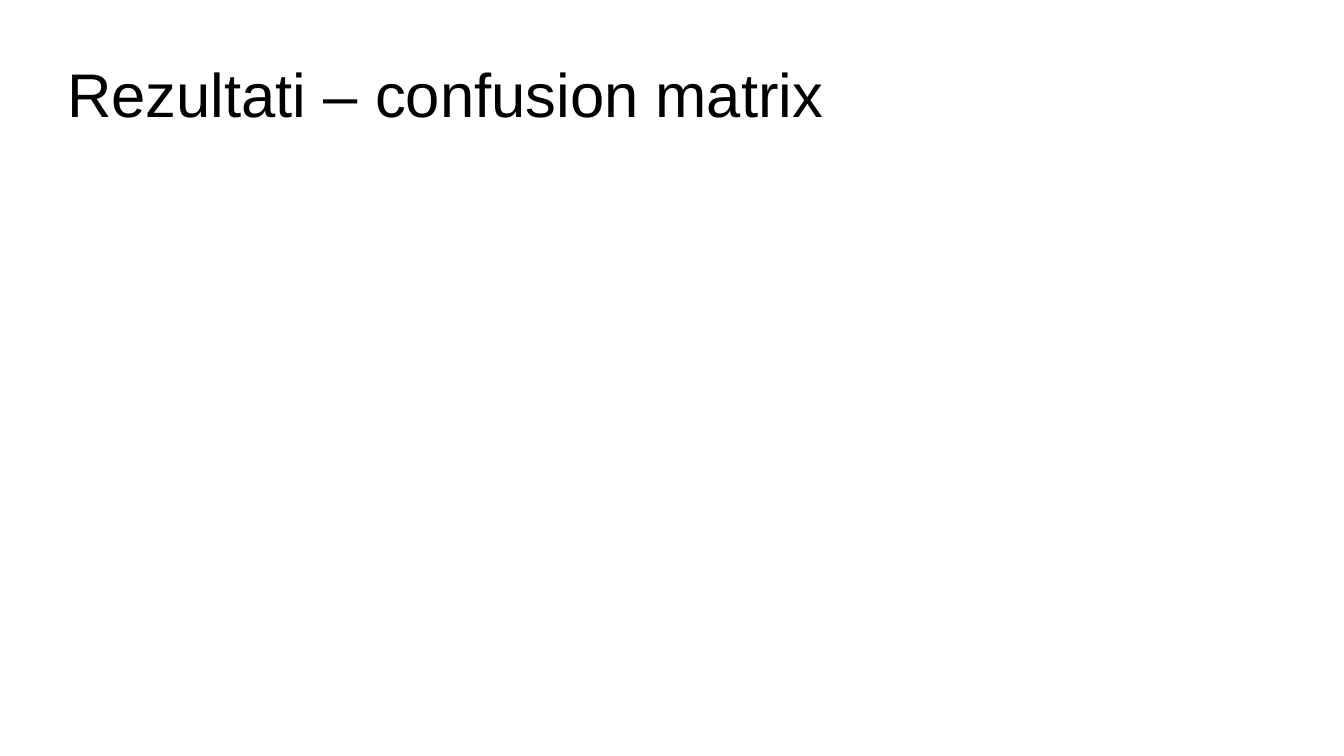
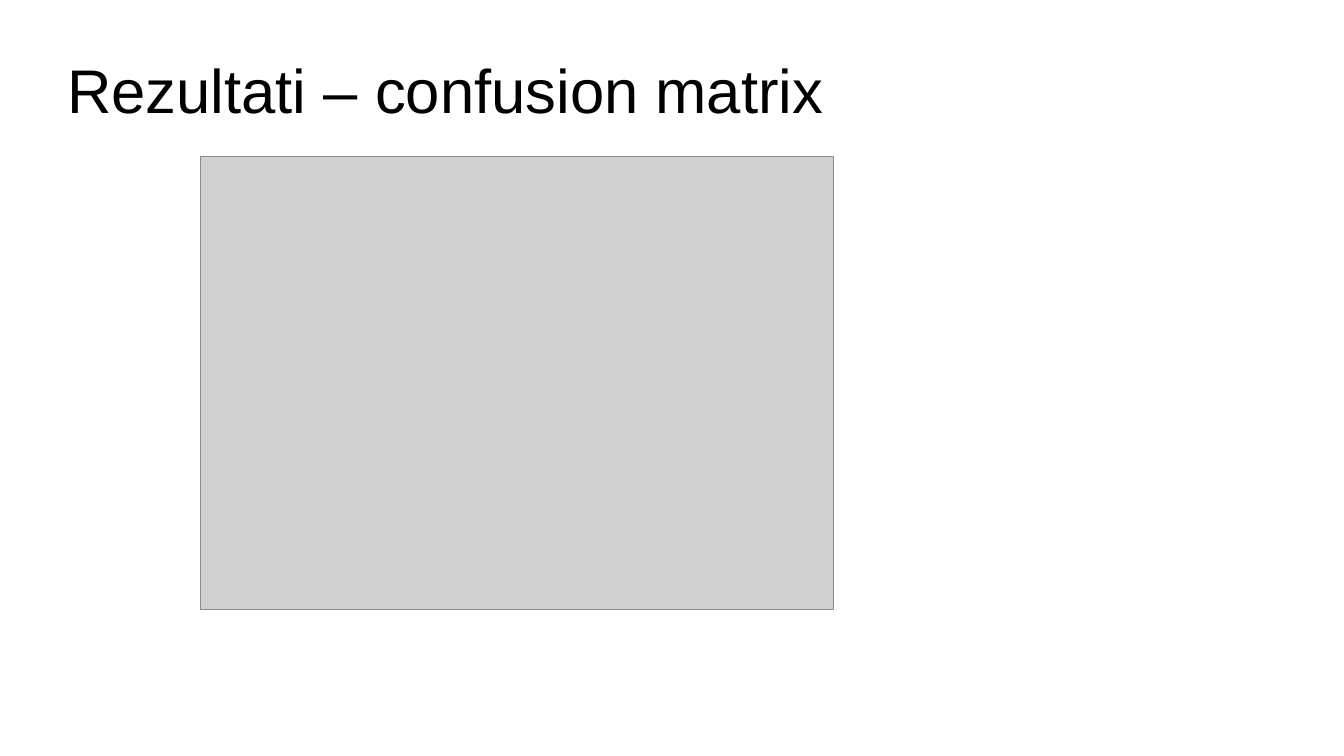
Before and after one commit to Sentimentalci/opjprojekt, a slide deck: slide 11 of SENTIMENTalci.pptx. Drawn at 1344x756 pixels with LibreOffice and Linux fonts; fonts in the diff are those of the drawing; grey boxes stand for pictures. Boxes give left, top, right and bottom in pixels: in the first picture for what was removed or moved away, otherwise in the second. Text is boxed around its words. In the diff, an @@ line names an element or a change of style, - is before the commit and + after.

```diff
--- a/SENTIMENTalci.pptx
+++ b/SENTIMENTalci.pptx
@@ title "Rezultati – confusion matrix" at (x1=67, y1=68, x2=824, y2=114): line spacing 1 to 0.9 @@
@@ picture added at (x1=201, y1=156, x2=834, y2=610) @@
```
Also in this commit, not shown: 4 other slides changed, 1 slide added, 3 other files.
